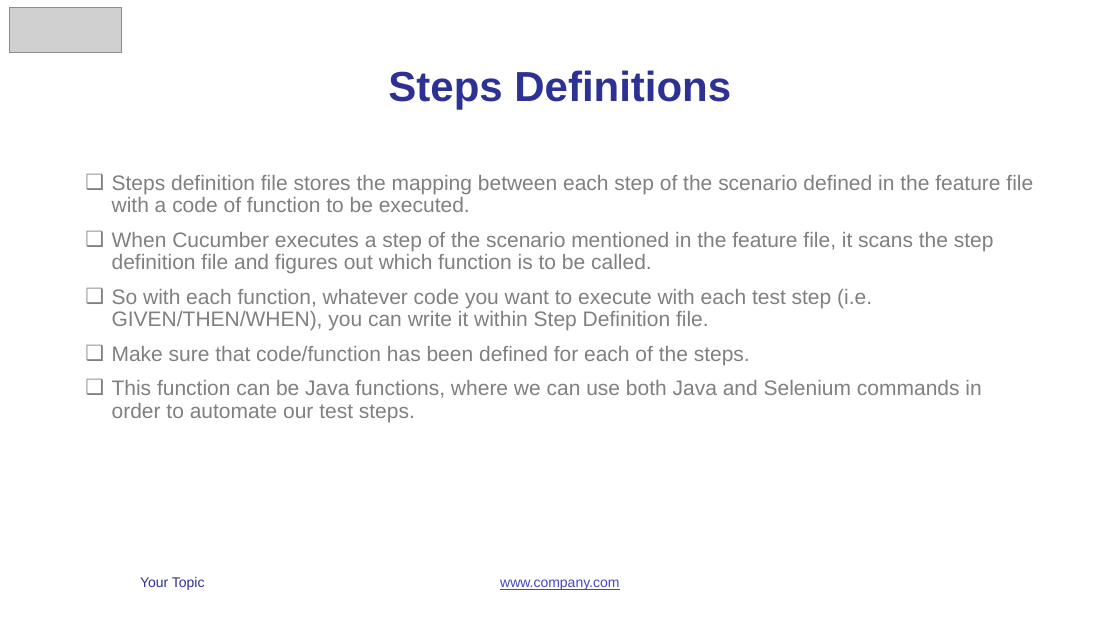
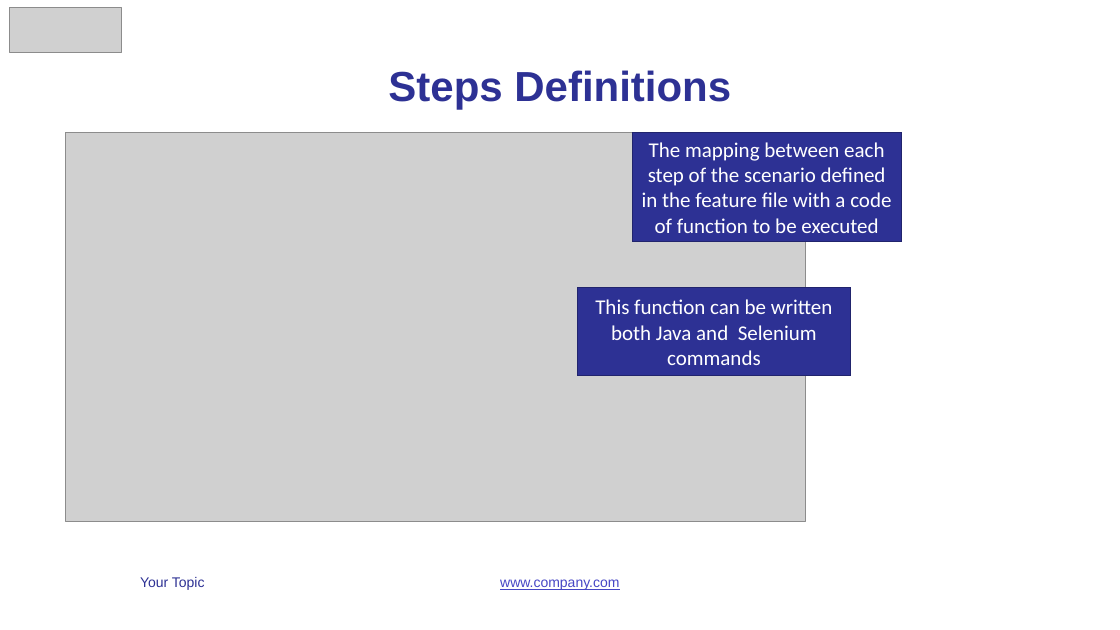
Before and after one commit to vunguyen2588/Cucumber, a slide deck: slide 14 of b4uconference_cucumber_slide.pptx. Drawn at 1120x630 pixels with LibreOffice and Linux fonts; fonts in the diff are those of the drawing; grey boxes stand for pictures. Boxes give left, top, right and bottom in pixels: in the first picture for what was removed or moved away, otherwise in the second. Text is boxed around its words. In the diff, an @@ line names an element or a change of style, - is before the commit and + after.

```diff
--- a/b4uconference_cucumber_slide.pptx
+++ b/b4uconference_cucumber_slide.pptx
@@ picture added at (x1=66, y1=133, x2=806, y2=521) @@
@@ rectangle added at (x1=633, y1=133, x2=902, y2=241), fill #2D3194, outline #21246D 1 pt, 18 pt, text #FFFFFF @@
+The mapping between each step of the scenario defined in the feature file with a code of function to be executed
@@ text removed at (x1=112, y1=175, x2=1033, y2=422) @@
-❑ Steps definition file stores the mapping between each step of the scenario defined in the feature file with a code of function to be executed.
-❑ When Cucumber executes a step of the scenario mentioned in the feature file, it scans the step definition file and figures out which function is to be called.
-❑ So with each function, whatever code you want to execute with each test step (i.e. GIVEN/THEN/WHEN), you can write it within Step Definition file.
-❑ Make sure that code/function has been defined for each of the steps.
-❑ This function can be Java functions, where we can use both Java and Selenium commands in order to automate our test steps.
@@ rectangle added at (x1=577, y1=287, x2=851, y2=376), fill #2D3194, outline #21246D 1 pt, 18 pt, text #FFFFFF @@
+This function can be written both Java and Selenium commands
```
Also in this commit, not shown: 6 other slides changed.
